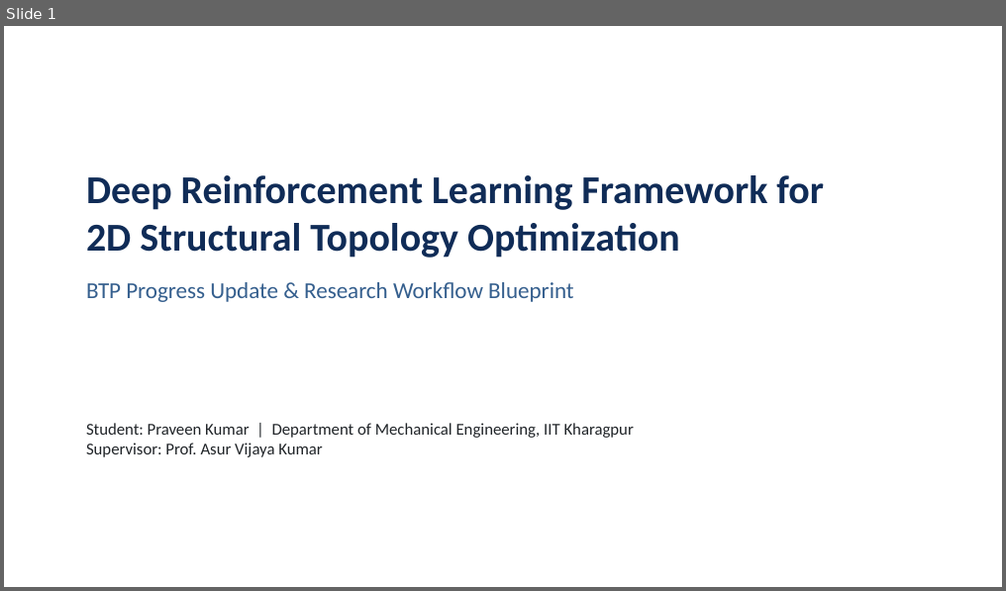
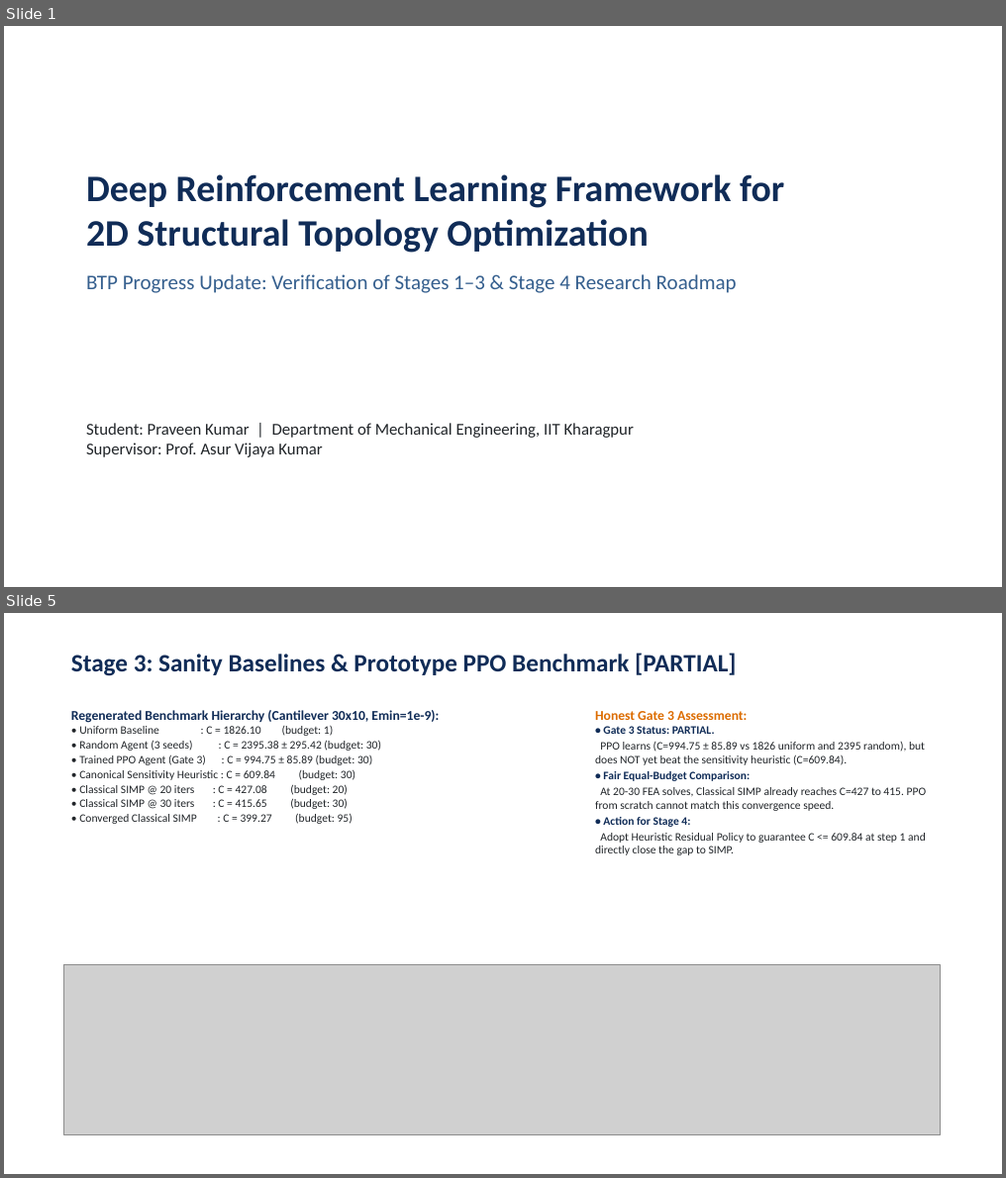
Before and after one commit to praveenantemass123/topology-optimization-rl, a slide deck: BTP_TopOpt_RL_Progress_Praveen.pptx. Shown one above the other, each under a label of ours: slide 1 before the commit, slides 1 and 5 after it; the slides between them are not shown. The pictures are 1006x591 and 1006x1178 pixels, drawn with LibreOffice and Linux fonts; fonts in the diff are those of the drawing; grey boxes stand for pictures. Boxes give left, top, right and bottom in pixels: in the first picture for what was removed or moved away, otherwise in the second. Text is boxed around its words. In the diff, an @@ line names an element or a change of style, - is before the commit and + after.

Commit message:
Audit complete: Gate 3 3-seed evaluation, reward consistency, automated CSV regeneration, and root cleanup

```diff
--- a/BTP_TopOpt_RL_Progress_Praveen.pptx
+++ b/BTP_TopOpt_RL_Progress_Praveen.pptx
@@ slide 5 added at box(4, 613, 1002, 1174), background #FFFFFF @@
@@ text added at box(71, 653, 736, 676), 24 pt, text #102C57, bold @@
+Stage 3: Sanity Baselines & Prototype PPO Benchmark [PARTIAL]
@@ text added at box(71, 710, 439, 824), 11 pt, text #212529 @@
+Regenerated Benchmark Hierarchy (Cantilever 30x10, Emin=1e-9):
+• Uniform Baseline : C = 1826.10 (budget: 1)
+• Random Agent (3 seeds) : C = 2395.38 ± 295.42 (budget: 30)
+• Trained PPO Agent (Gate 3) : C = 994.75 ± 85.89 (budget: 30)
+• Canonical Sensitivity Heuristic : C = 609.84 (budget: 30)
+• Classical SIMP @ 20 iters : C = 427.08 (budget: 20)
+• Classical SIMP @ 30 iters : C = 415.65 (budget: 30)
+• Converged Classical SIMP : C = 399.27 (budget: 95)
@@ text added at box(595, 711, 927, 856), 11 pt, text #212529 @@
+Honest Gate 3 Assessment:
+• Gate 3 Status: PARTIAL.
+PPO learns (C=994.75 ± 85.89 vs 1826 uniform and 2395 random), but does NOT yet beat the sensitivity heuristic (C=609.84).
+• Fair Equal-Budget Comparison:
+At 20-30 FEA solves, Classical SIMP already reaches C=427 to 415. PPO from scratch cannot match this convergence speed.
+• Action for Stage 4:
+Adopt Heuristic Residual Policy to guarantee C <= 609.84 at step 1 and directly close the gap to SIMP.
@@ picture added at box(63, 964, 940, 1135) @@
@@ slide 1 changed as well @@
@@ text at box(86, 174, 784, 253): size 38 to 36 pt in "Deep Reinforcement Learning Framework for 2D Structural ..." @@
@@ text at box(86, 274, 737, 293): text changed; size 22 to 20 pt @@
-BTP Progress Update & Research Workflow Blueprint
+BTP Progress Update: Verification of Stages 1–3 & Stage 4 Research Roadmap
```
Also in this commit, not shown: 4 other slides changed, 1 slide removed, 20 other files.
